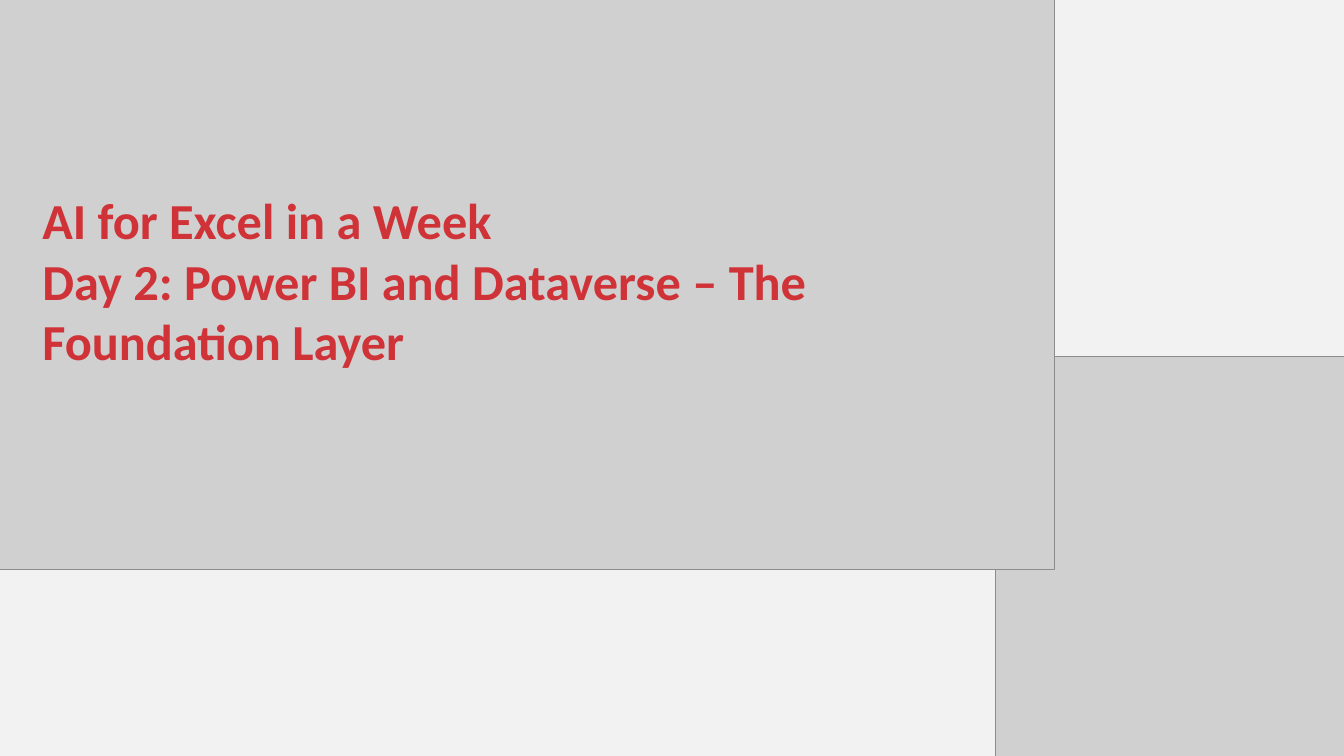
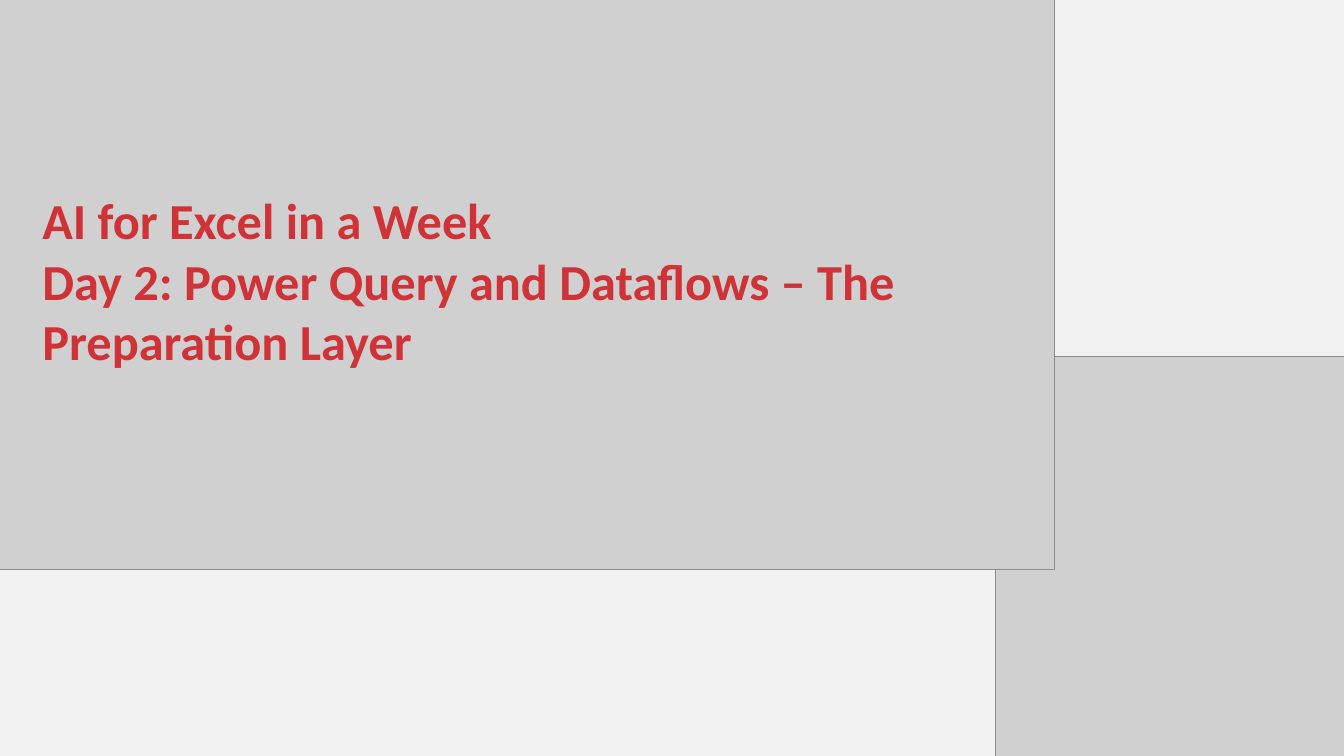
Before and after one commit to stringfestdata/ai-for-excel-in-a-week, a slide deck: slide 1 of day-2-power-query-and-dataflows/day-2-power-query-dataflows.pptx. Drawn at 1344x756 pixels with LibreOffice and Linux fonts; fonts in the diff are those of the drawing; grey boxes stand for pictures. Boxes give left, top, right and bottom in pixels: in the first picture for what was removed or moved away, otherwise in the second. Text is boxed around its words. In the diff, an @@ line names an element or a change of style, - is before the commit and + after.

```diff
--- a/day-2-power-query-and-dataflows/day-2-power-query-dataflows.pptx
+++ b/day-2-power-query-and-dataflows/day-2-power-query-dataflows.pptx
@@ text at [42, 264, 894, 368]: text changed @@
-Day 2: Power BI and Dataverse – The Foundation Layer
+Day 2: Power Query and Dataflows – The Preparation Layer
```
Also in this commit, not shown: 2 other slides changed, 1 slide added, 40 other files.
